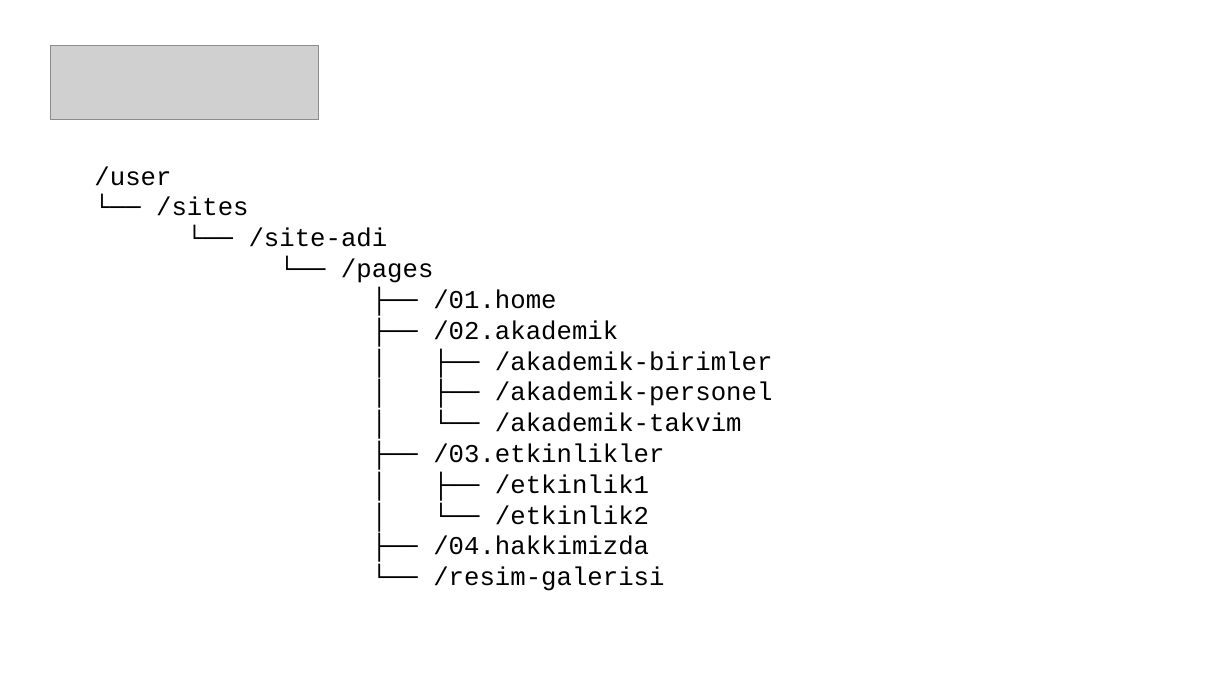
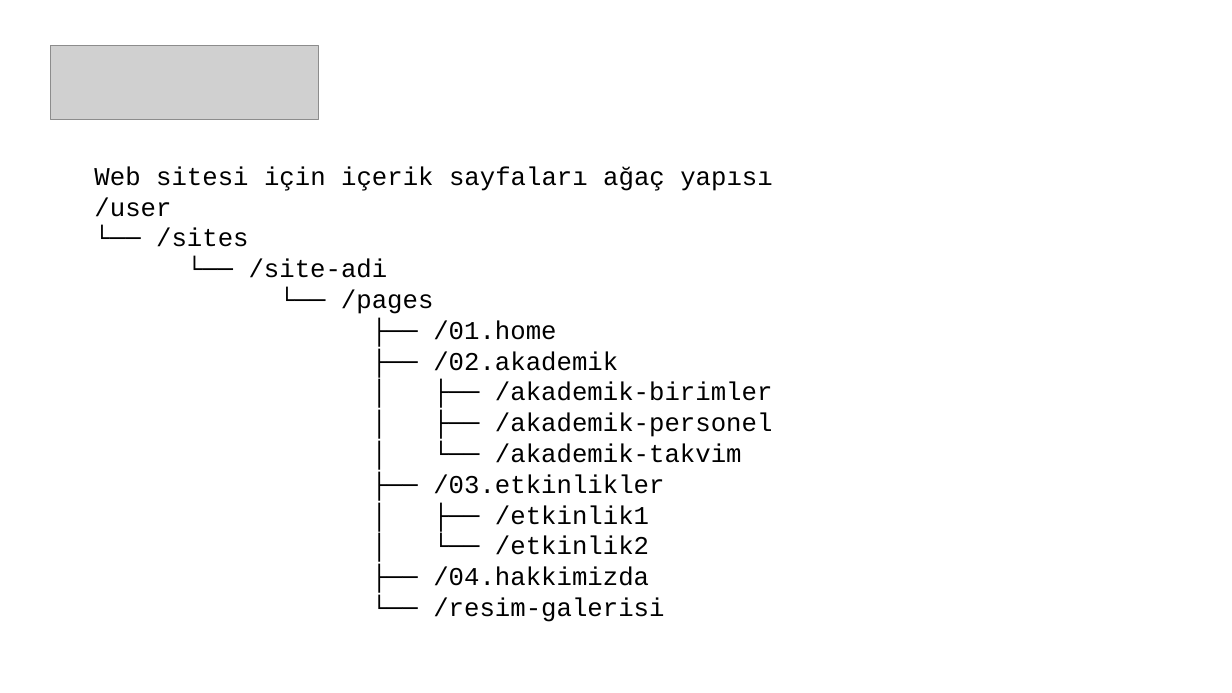
Before and after one commit to smcn/grav, a slide deck: slide 8 of Grav.pptx. Drawn at 1232x693 pixels with LibreOffice and Linux fonts; fonts in the diff are those of the drawing; grey boxes stand for pictures; background and template pictures are left out. Boxes give left, top, right and bottom in pixels: in the first picture for what was removed or moved away, otherwise in the second. Text is boxed around its words. In the diff, an @@ line names an element or a change of style, - is before the commit and + after.

```diff
--- a/Grav.pptx
+++ b/Grav.pptx
@@ text at (x1=94, y1=166, x2=772, y2=191): paragraph added @@
+Web sitesi için içerik sayfaları ağaç yapısı
```
Also in this commit, not shown: 6 other slides changed.
